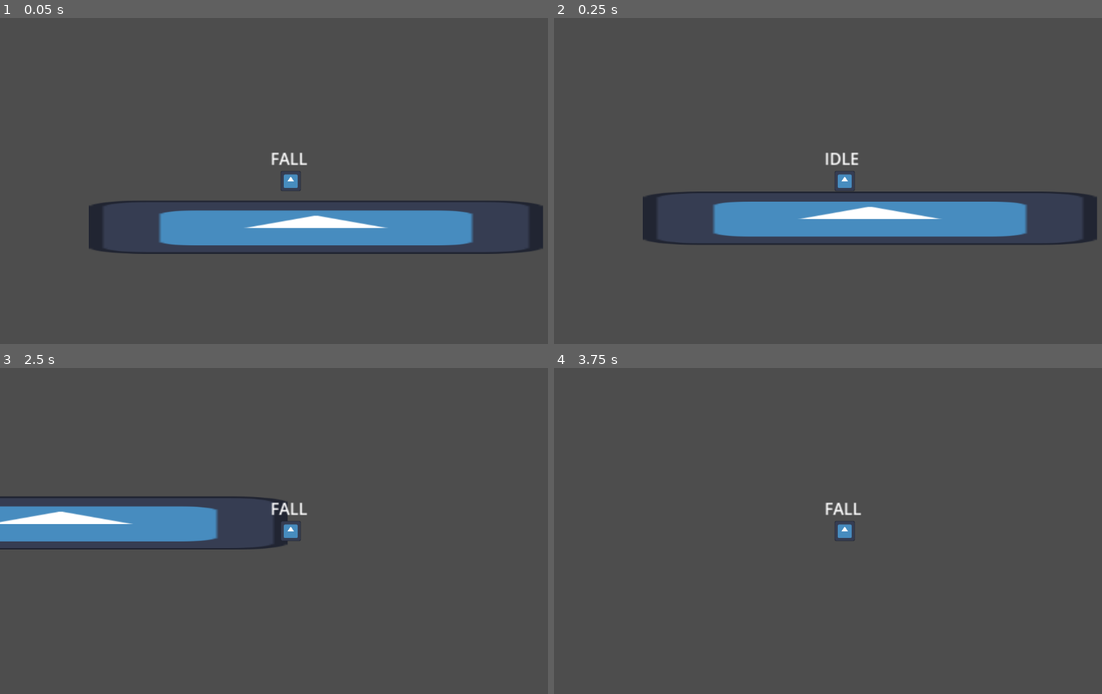
Above: before the commit, frames 1-4 (two rows, left to right).
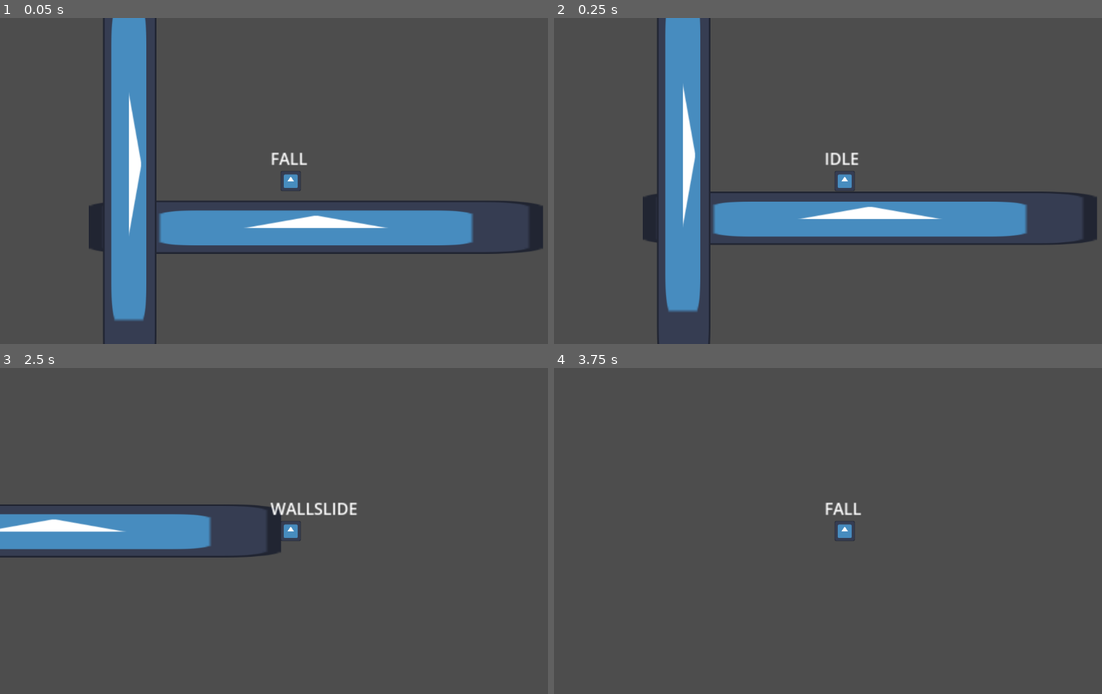
Above: after the commit, the same moments.

Repository: ski-freak/AtniaMania
Game: Godot game, scene res://scenes/environment/world.tscn
Two runs of this game, one before a commit and one after it. Both use one fixed random seed, a clock stepped at 60 frames per second and the inputs below. The engine's default icon, where the game draws it, is replaced by a stand-in: a white triangle on a blue panel in a dark square.
Inputs:
- Up to frame 1 (0.05 s): no input
- Up to frame 2 (0.25 s): no input
- Up to frame 3 (2.5 s): tap Enter (ui_accept) at 0.5, 0.6, 1.55, 2.3 s; hold Right (MoveRight) 0.53-2.03 s; tap Space (Jump) at 0.77, 1.52 s; tap X (Climb) at 1.35 s; hold Left (MoveLeft) from 2.03 s (still down); tap Z (Dash) at 2.1 s
- Up to frame 4 (3.75 s): release Left (MoveLeft) at 2.78 s; hold Right (MoveRight) from 2.78 s (still down); tap Enter (ui_accept) at 2.85, 3.5, 3.6 s; tap Space (Jump) at 3.02 s

The runs differ from the first frame. In frame 1, 6.5% of the frame differs, in the area x 18-29%, y 0-100%; in frame 2, 6.4%; in frame 3, 4.6%; in frame 4, nothing differs.

Commit message:
progress on wall climb

Diff:
--- a/scenes/entities/player/FALL.gd
+++ b/scenes/entities/player/FALL.gd
@@ -8,4 +8,6 @@
 		return STATES.IDLE
 	if Player.dash_input and Player.can_dash: # this is if true
 		return STATES.DASH
+	if Player.get_next_to_wall() != null:
+		return STATES.WALLSLIDE
 	return null
--- a/scenes/entities/player/Player.gd
+++ b/scenes/entities/player/Player.gd
@@ -53,8 +53,17 @@
 		#velocity += get_gravity() * delta
 #
 	## Handle jump.
-	#if Input.is_action_just_pressed("ui_accept") and is_on_floor():
+	#if Input.ic_action_just_pressed("ui_accept") and is_on_floor():
 		#velocity.y = JUMP_VELOCITY
+func get_next_to_wall():
+	for raycast in Raycasts.get_children():
+		raycast.force_raycast_update()
+		if raycast.is_colliding():
+			if raycast.target_position.x > 0:
+				return Vector2.RIGHT
+			else:
+				return Vector2.LEFT
+	return null
 #
 	## Get the input direction and handle the movement/deceleration.
 	## As good practice, you should replace UI actions with custom gameplay actions.
--- a/scenes/entities/player/Player.tscn
+++ b/scenes/entities/player/Player.tscn
@@ -8,6 +8,7 @@
 [ext_resource type="PackedScene" uid="uid://du8noopy7b4f5" path="res://scenes/entities/player/DASH.tscn" id="4_rx1o7"]
 [ext_resource type="PackedScene" uid="uid://doqm2rpcnkrik" path="res://scenes/entities/player/JUMP.tscn" id="5_rx1o7"]
 [ext_resource type="PackedScene" uid="uid://chk2lnjhfnbmr" path="res://scenes/entities/player/MOVE.tscn" id="6_rqk8h"]
+[ext_resource type="PackedScene" uid="uid://bo37kg2guwbhp" path="res://scenes/entities/player/WALLSLIDE.tscn" id="9_rqk8h"]
 
 [sub_resource type="RectangleShape2D" id="RectangleShape2D_xf0fo"]
 
@@ -37,6 +38,8 @@
 
 [node name="MOVE" parent="STATES" instance=ExtResource("6_rqk8h")]
 
+[node name="WALLSLIDE" parent="STATES" instance=ExtResource("9_rqk8h")]
+
 [node name="Label" type="Label" parent="."]
 offset_left = -20.0
 offset_top = -34.0
@@ -49,15 +52,19 @@
 [node name="TopRight" type="RayCast2D" parent="Raycasts"]
 position = Vector2(0, -10)
 target_position = Vector2(13, 0)
+collision_mask = 2
 
 [node name="BottomRight" type="RayCast2D" parent="Raycasts"]
 position = Vector2(0, 10)
 target_position = Vector2(13, 0)
+collision_mask = 2
 
 [node name="BottomLeft" type="RayCast2D" parent="Raycasts"]
 position = Vector2(0, 10)
 target_position = Vector2(-13, 0)
+collision_mask = 2
 
 [node name="TopLeft" type="RayCast2D" parent="Raycasts"]
 position = Vector2(0, -10)
 target_position = Vector2(-13, 0)
+collision_mask = 2
--- a/scenes/entities/player/STATES.gd
+++ b/scenes/entities/player/STATES.gd
@@ -6,7 +6,7 @@
 @onready var FALL = $FALL
 # Not added yet
 @onready var DASH = $DASH
-#@onready var SLIDE = $SLIDE
+@onready var WALLSLIDE = $WALLSLIDE
 #@onready var CLIMB = $CLIMB
 
 # Called when the node enters the scene tree for the first time.
--- a/scenes/entities/player/WALLSLIDE.gd
+++ b/scenes/entities/player/WALLSLIDE.gd
@@ -5,7 +5,12 @@
 
 func update(delta):
 	slide_movement(delta)
-	return null
+	if Player.get_next_to_wall() == null:
+		return STATES.FALL
+	if Player.jump_input_actuation:
+		return STATES.JUMP
+	if Player.is_on_floor():
+		return STATES.IDLE
 
 func slide_movement(delta):
 	pass
@@ -15,5 +20,6 @@
 		elif Player.movement_input.y > 0:
 			Player.velocity.y = climb_speed
 	else:
+		player_movement() # Player movement should maybe be run after gravity? This should be made consistent across all states at some point maybe?
 		Player.gravity(delta)
 		Player.velocity.y *= slide_friction
--- a/scenes/environment/world.tscn
+++ b/scenes/environment/world.tscn
@@ -9,6 +9,8 @@
 [node name="World" type="Node2D"]
 
 [node name="StaticBody2D" type="StaticBody2D" parent="."]
+collision_layer = 3
+collision_mask = 3
 
 [node name="CollisionShape2D" type="CollisionShape2D" parent="StaticBody2D"]
 position = Vector2(25, 20)
@@ -19,5 +21,20 @@
 scale = Vector2(3.515625, 0.41406253)
 texture = ExtResource("1_cphul")
 
+[node name="StaticBody2D2" type="StaticBody2D" parent="."]
+position = Vector2(-122, -50)
+rotation = 1.5707964
+collision_layer = 3
+collision_mask = 3
+
+[node name="CollisionShape2D" type="CollisionShape2D" parent="StaticBody2D2"]
+position = Vector2(25, 20)
+shape = SubResource("RectangleShape2D_667ct")
+
+[node name="Sprite2D" type="Sprite2D" parent="StaticBody2D2"]
+position = Vector2(25.000004, 37.500004)
+scale = Vector2(3.515625, 0.41406253)
+texture = ExtResource("1_cphul")
+
 [node name="Player" parent="." instance=ExtResource("2_667ct")]
 position = Vector2(0, -10)
Not shown: 1 places in scenes/entities/player/Player.tscn that only renumber resources
